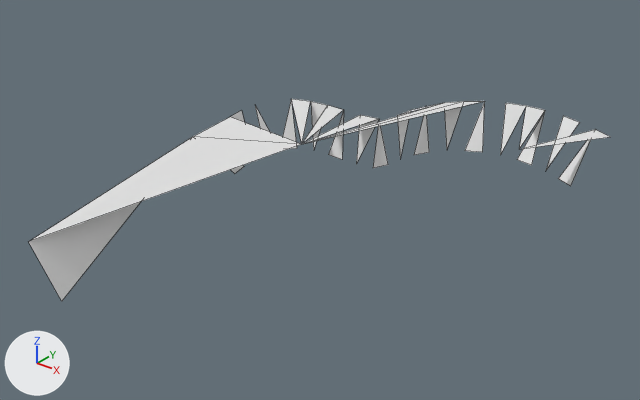
Renders of the OBJ model assets/meshes/laguneplatformShape2_200.obj from each side of a commit.
Camera for both pictures: a 50 mm lens placed at (34.0, -54.0, 26.2), pointed at (-0.6, -10.8, -0.6). Every picture has the same lights, and +X, +Y and +Z are marked at lower left. The first picture is the older version. Mesh edges are drawn as thin lines. Where no turn or scale is listed for an object, it has been applied to the vertices. Vertices at exactly the same position are counted once.

Names of what the first picture shows: 'laguneplatformShape2_200'.
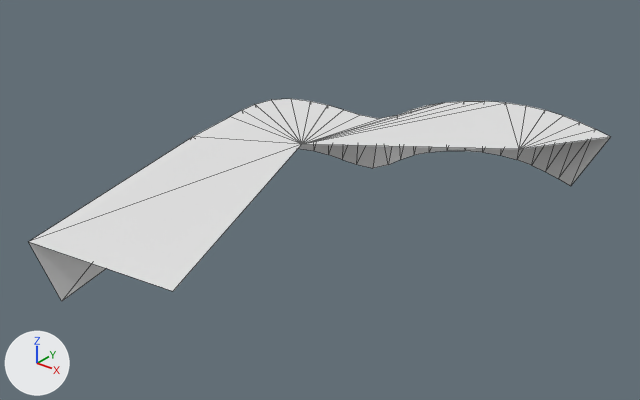
Boxes (x1, y1, x2, y2) around the edits, measured in the pictures (640 x 400 px):
part 1 of me_laguneplatformshape2_200, built on
    before: (231, 100, 591, 186)
    after: (29, 99, 610, 301)

What the commit changed:
me_laguneplatformshape2_200 is used by ob_laguneplatformshape2_200; location (0.0, 0.0, 0.0).
me_laguneplatformshape2_200 had 51 vertices, 27 faces and spanned x -12.6..12.6, y -29.3..9.2, z -1.8..1.8.
me_laguneplatformshape2_200 now has 53 vertices, 74 faces and spans x -12.6..12.6, y -29.3..9.2, z -1.8..1.8.
Part 1, on me_laguneplatformshape2_200:
11 faces are deleted.
2 vertices are added at (-12.3, -2.5, 1.8), (3.4, -28.0, 1.8).
58 new faces join them.
